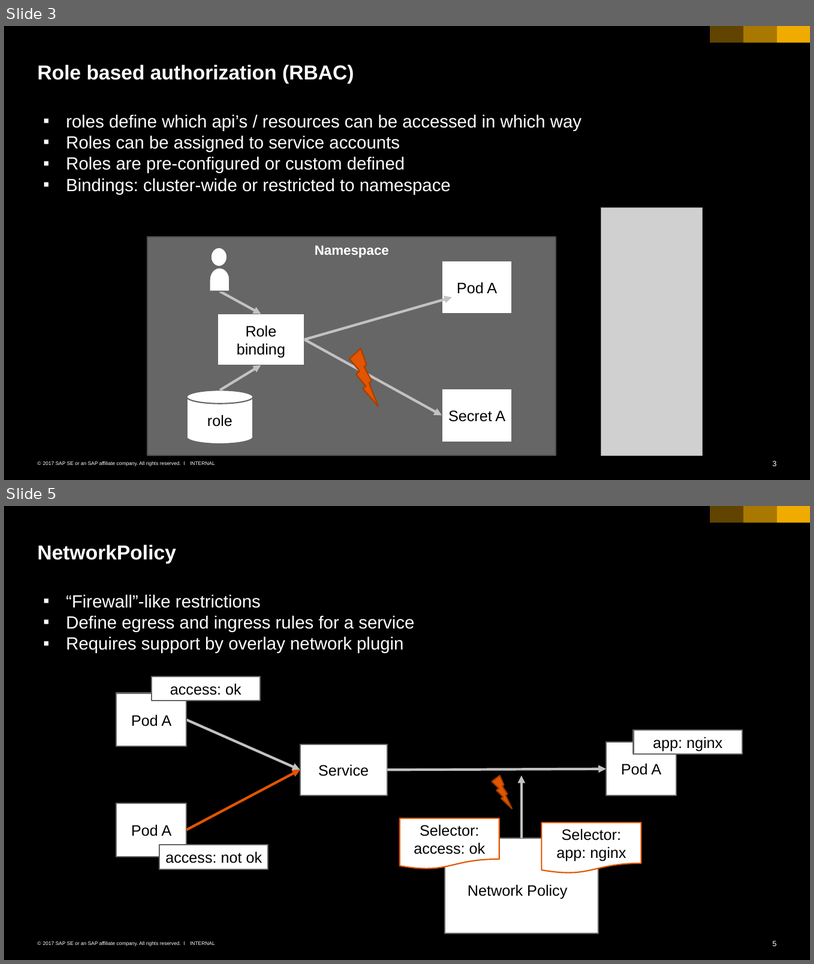
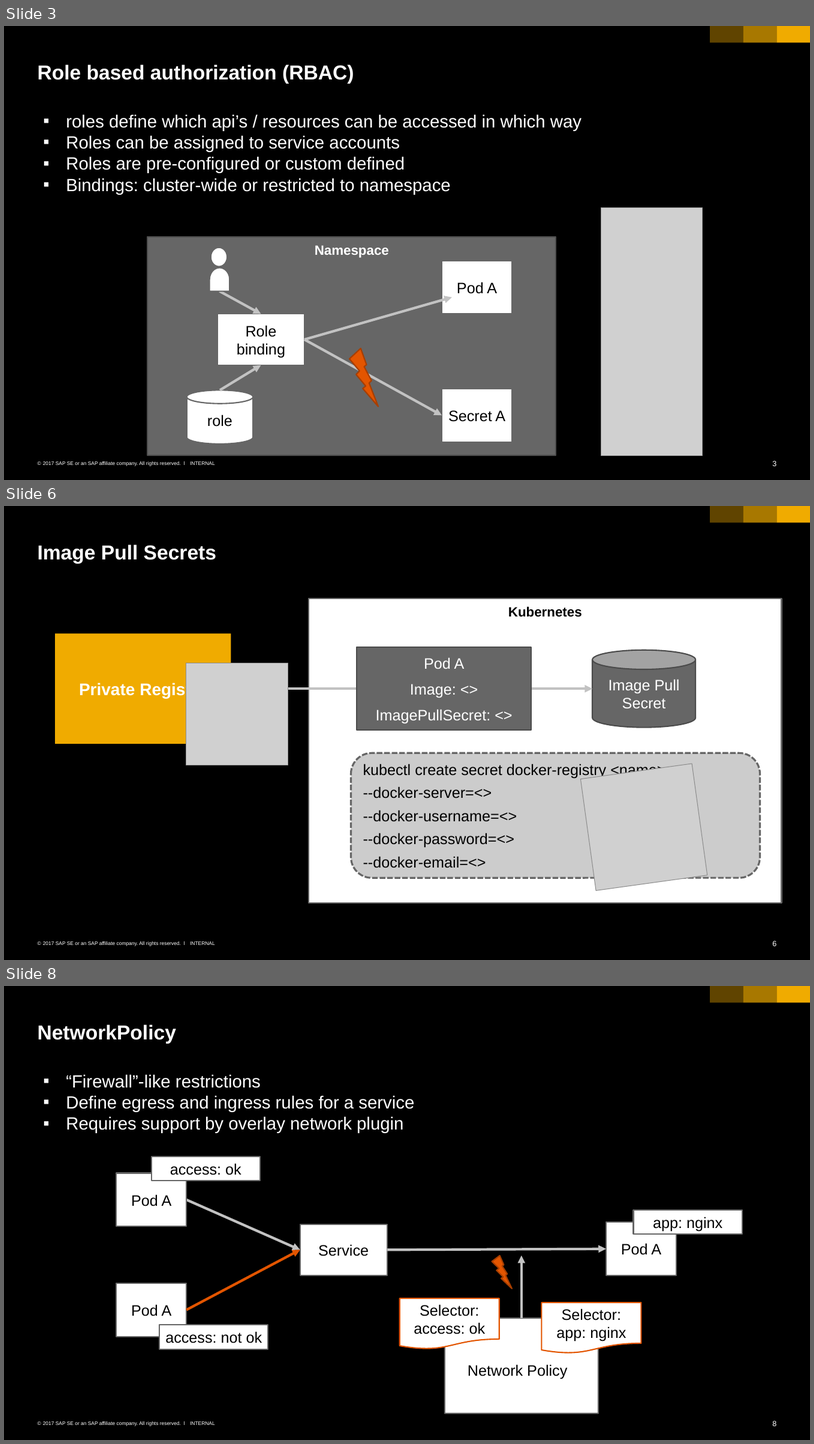
Before and after one commit to cuijiyao01/docker-k8s-training, a slide deck: kubernetes/08_administration.pptx. Shown one above the other, each under a label of ours: slides 3 and 5 before the commit, slides 3, 6 and 8 after it; the slides between them are not shown. The pictures are 814x964 and 814x1444 pixels, drawn with LibreOffice and Linux fonts; fonts in the diff are those of the drawing; grey boxes stand for pictures. Boxes give left, top, right and bottom in pixels: in the first picture for what was removed or moved away, otherwise in the second. Text is boxed around its words. In the diff, an @@ line names an element or a change of style, - is before the commit and + after.

Commit message:
added image pull secrets

```diff
--- a/kubernetes/08_administration.pptx
+++ b/kubernetes/08_administration.pptx
@@ slide 6 added at <box>4,506,810,960</box>, background #000000; not listed: 6 template elements that a slide beside it also shows @@
@@ title added at <box>38,544,216,564</box>, 24 pt, text #FFFFFF, bold @@
+Image Pull Secrets
@@ rectangle added at <box>309,598,782,903</box>, fill #FFFFFF, outline #666666 1.5 pt, 16 pt, text #000000, bold @@
+Kubernetes
@@ rectangle added at <box>56,634,231,744</box>, fill #F0AB00, 20 pt, text #FFFFFF, bold @@
+Private Registry
@@ rectangle added at <box>357,648,532,730</box>, fill #666666, outline #4B4B4B 1.5 pt, 18 pt, text #FFFFFF @@
+Pod A
+Image: <>
+ImagePullSecret: <>
@@ picture added at <box>186,663,288,765</box> @@
@@ cylinder added at <box>593,650,696,727</box>, fill #666666, outline #4B4B4B 1.5 pt, 18 pt, text #FFFFFF @@
+Image Pull Secret
@@ double arrow added from (231, 688) to (593, 688), #C2C2C2 3 pt @@
@@ rounded rectangle added at <box>351,753,760,877</box>, fill #CCCCCC, outline #666666 2.25 pt dashed, 18 pt, text #000000 @@
+kubectl create secret docker-registry <name>
+--docker-server=<>
+--docker-username=<>
+--docker-password=<>
+--docker-email=<>
@@ picture added at <box>581,763,708,890</box> @@
@@ what was slide 5 is now slide 8 @@
@@ page number at <box>773,1420,777,1426</box>: text changed @@
-5
+8
```
Also in this commit, not shown: 2 other slides added.
